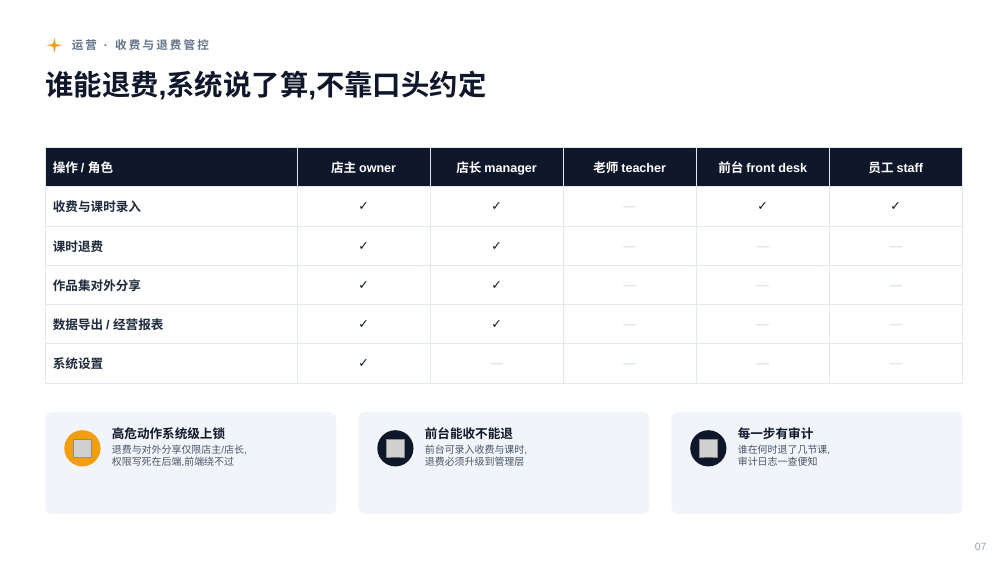
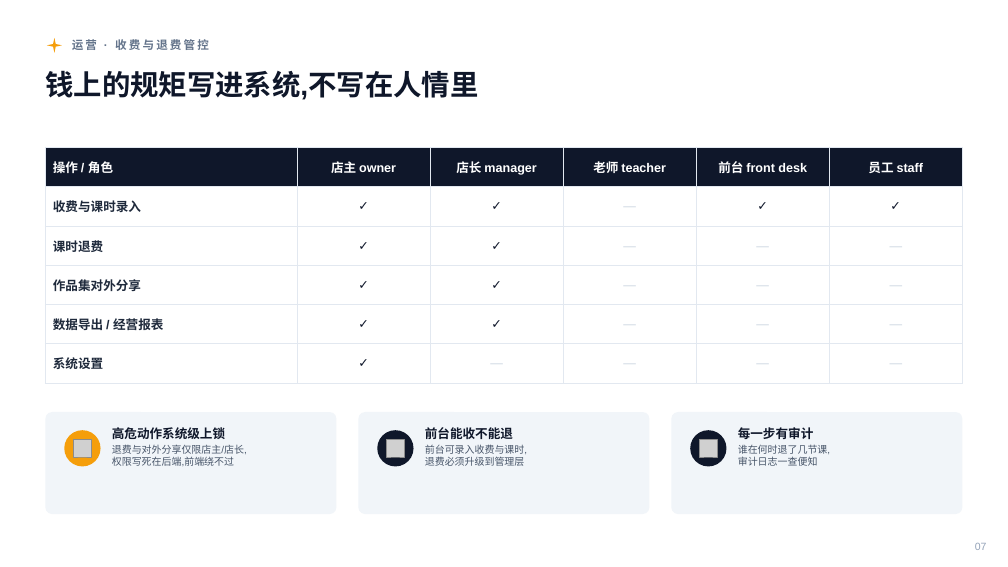
Before and after one commit to kenshinice-ai/studio-saas, a slide deck: slide 7 of docs/sales/PWE_StudioSaaS_销售介绍.pptx. Drawn at 1008x567 pixels with LibreOffice and Linux fonts; fonts in the diff are those of the drawing; grey boxes stand for pictures. Boxes give left, top, right and bottom in pixels: in the first picture for what was removed or moved away, otherwise in the second. Text is boxed around its words. In the diff, an @@ line names an element or a change of style, - is before the commit and + after.

```diff
--- a/docs/sales/PWE_StudioSaaS_销售介绍.pptx
+++ b/docs/sales/PWE_StudioSaaS_销售介绍.pptx
@@ text at (45,70,478,100): text changed @@
-谁能退费,系统说了算,不靠口头约定
+钱上的规矩写进系统,不写在人情里
```
Also in this commit, not shown: 12 other slides changed, 4 other files.
